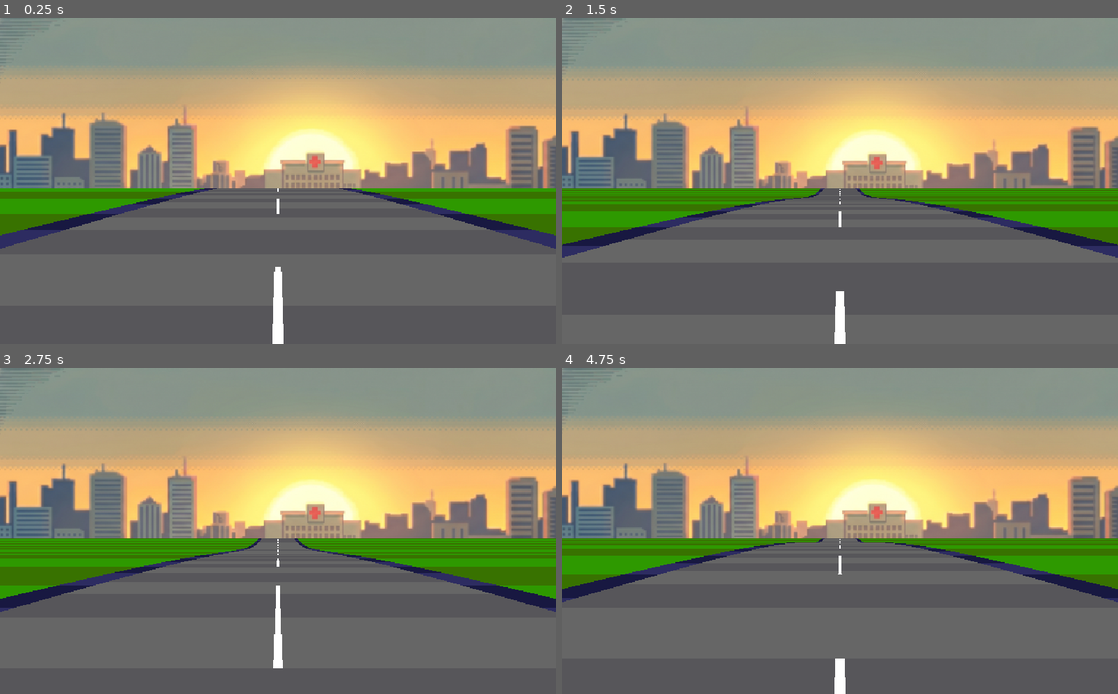
Above: before the commit, frames 1-4 (two rows, left to right).
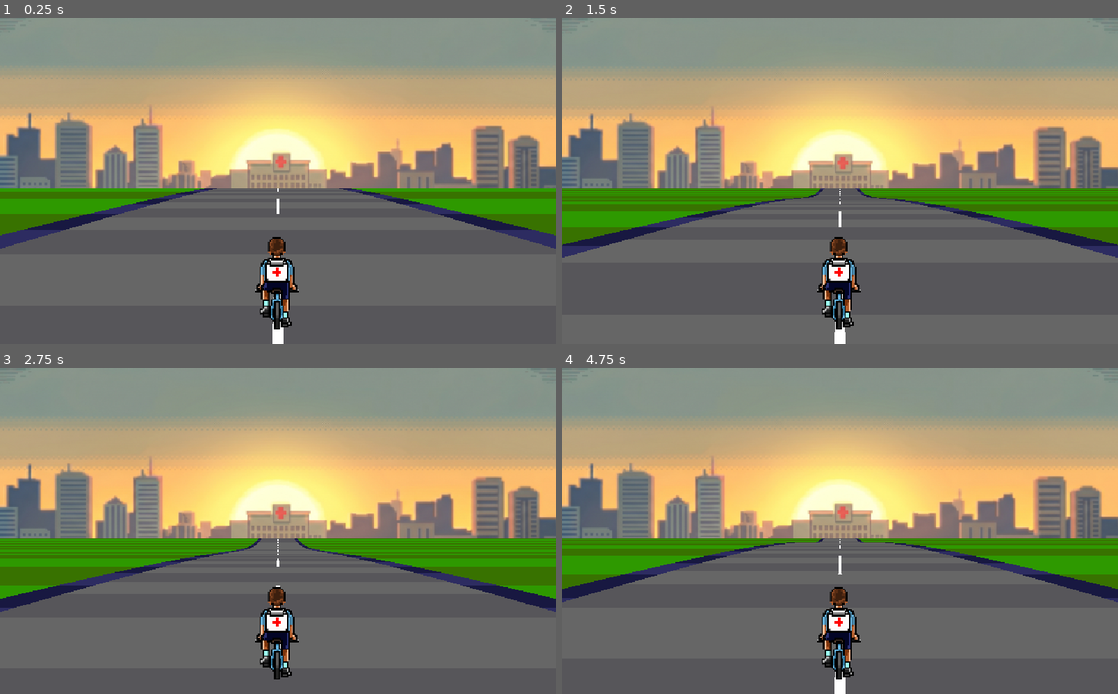
Above: after the commit, the same moments.

Repository: AnaLuizaS4ntos/Corrida_vital_v1
Game: Godot game, scene res://scenes/cena_Rua.tscn
Two runs of this game, one before a commit and one after it. Both use one fixed random seed, a clock stepped at 60 frames per second and the inputs below.
Inputs:
- Up to frame 1 (0.25 s): no input
- Up to frame 2 (1.5 s): tap Enter at 0.5 s; hold Up (ui_up) 0.53-1.28 s; hold Down (ui_down) from 1.28 s (still down)
- Up to frame 3 (2.75 s): release Down (ui_down) at 2.03 s; hold Up (ui_up) from 2.03 s (still down)
- Up to frame 4 (4.75 s): release Up (ui_up) at 3.53 s; hold Down (ui_down) from 3.53 s (still down)

The runs differ from the first frame. In frame 1, 13% of the frame differs, in the area x 0-100%, y 0-96%; in frame 2, 13%; in frame 3, 13%; in frame 4, 13%.

Commit message:
testando posicao do player na tela sem codigo

Diff:
--- a/scenes/cena_Rua.tscn
+++ b/scenes/cena_Rua.tscn
@@ -2,13 +2,48 @@
 
 [ext_resource type="Script" uid="uid://dl2otafkeoyte" path="res://scr/cena_rua.gd" id="1_gpi17"]
 [ext_resource type="Texture2D" uid="uid://j3c106oa70si" path="res://assets/Captura de tela 2026-05-15 012241.png" id="1_jfhvc"]
+[ext_resource type="Texture2D" uid="uid://x78ngnooahto" path="res://assets/player/sprite 1 (2).png" id="3_lrpq3"]
+
+[sub_resource type="AtlasTexture" id="AtlasTexture_r528x"]
+atlas = ExtResource("3_lrpq3")
+region = Rect2(0, 0, 768, 768)
+
+[sub_resource type="AtlasTexture" id="AtlasTexture_x48ou"]
+atlas = ExtResource("3_lrpq3")
+region = Rect2(0, 768, 768, 768)
+
+[sub_resource type="SpriteFrames" id="SpriteFrames_hausg"]
+animations = [{
+"frames": [{
+"duration": 1.0,
+"texture": SubResource("AtlasTexture_r528x")
+}, {
+"duration": 1.0,
+"texture": SubResource("AtlasTexture_x48ou")
+}],
+"loop": true,
+"name": &"up",
+"speed": 5.0
+}]
 
 [node name="Pseudo_3D" type="Node2D" unique_id=711295868]
 script = ExtResource("1_gpi17")
 
 [node name="CapturaDeTela20260515012241" type="Sprite2D" parent="." unique_id=211943993]
+position = Vector2(-63.000008, 0)
 scale = Vector2(0.9786097, 0.9786096)
 texture = ExtResource("1_jfhvc")
 centered = false
 region_enabled = true
 region_rect = Rect2(0.635, 2.145, 1176, 374)
+
+[node name="AnimatedSprite2D" type="AnimatedSprite2D" parent="." unique_id=2132593076]
+position = Vector2(510, 488.99997)
+scale = Vector2(0.22265622, 0.22265622)
+sprite_frames = SubResource("SpriteFrames_hausg")
+animation = &"up"
+
+[node name="Sprite1(2)" type="Sprite2D" parent="." unique_id=620600456]
+visible = false
+position = Vector2(-250, 176)
+texture = ExtResource("3_lrpq3")
Binary file added: assets/player/sprite 1 (2).png
Not shown, added: assets/player/sprite 1 (2).png.import
